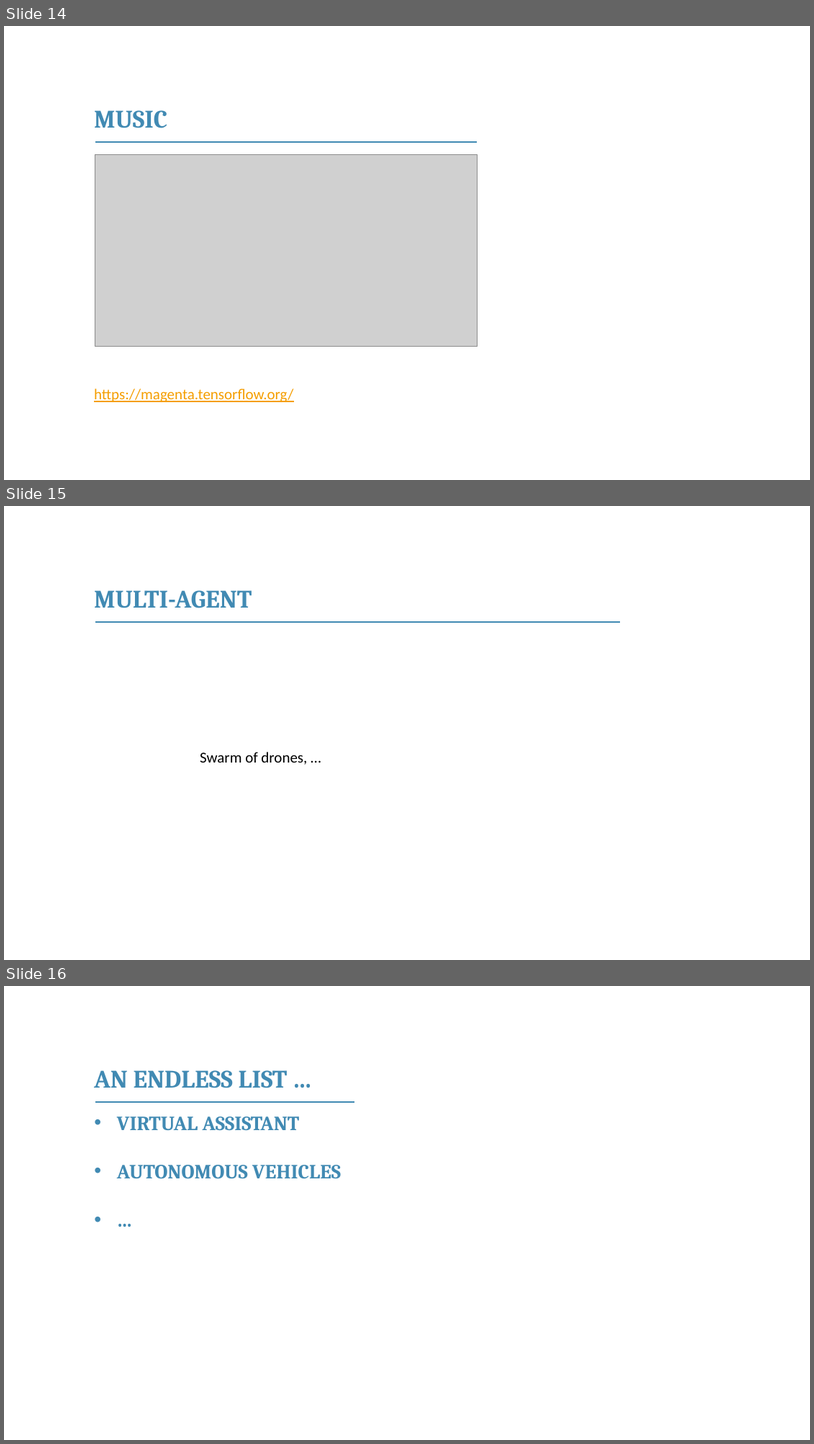
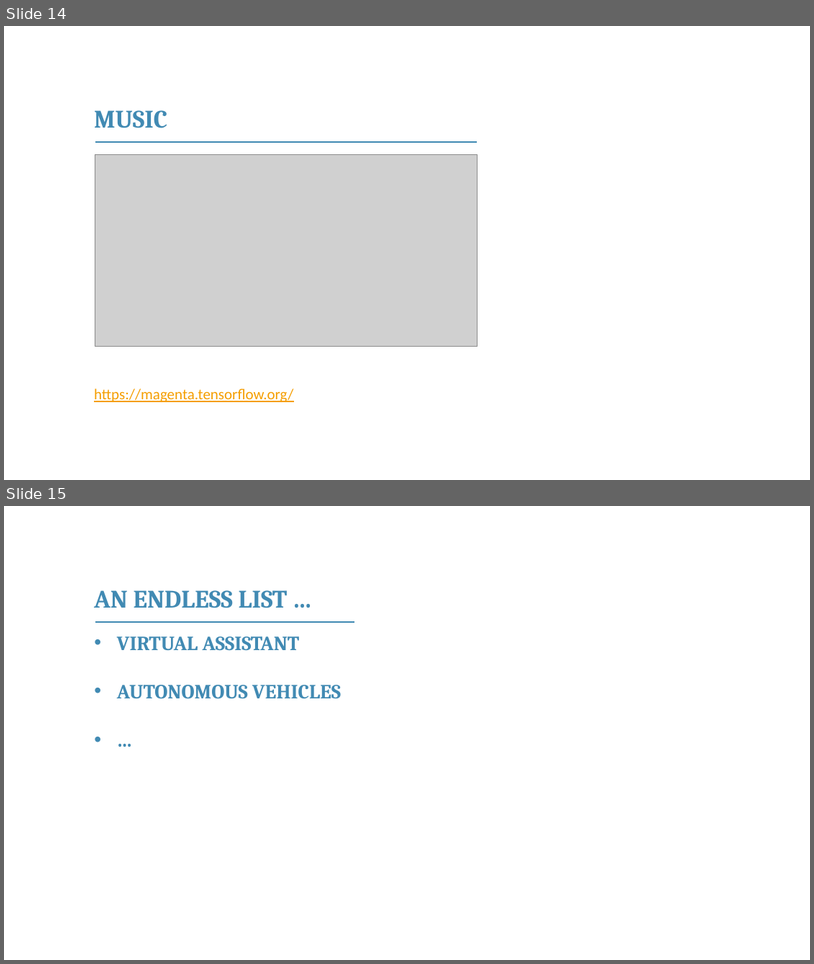
Before and after one commit to franckalbinet/itu-eaco-zanzibar-12-2018, a slide deck: presentations/session-5-application-of-ai.pptx. Shown one above the other, each under a label of ours: slides 14, 15 and 16 before the commit, slides 14 and 15 after it. The pictures are 814x1444 and 814x964 pixels, drawn with LibreOffice and Linux fonts; fonts in the diff are those of the drawing; grey boxes stand for pictures; background and template pictures are left out. Boxes give left, top, right and bottom in pixels: in the first picture for what was removed or moved away, otherwise in the second. Text is boxed around its words. In the diff, an @@ line names an element or a change of style, - is before the commit and + after.

```diff
--- a/presentations/session-5-application-of-ai.pptx
+++ b/presentations/session-5-application-of-ai.pptx
@@ slide 15 removed at (x1=4, y1=506, x2=810, y2=960), background #FFFFFF @@
@@ text removed at (x1=94, y1=590, x2=252, y2=608) @@
-MULTI-AGENT
@@ line removed from (95, 622) to (620, 622) @@
@@ text removed at (x1=200, y1=752, x2=307, y2=764) @@
-Swarm of drones, …
@@ what was slide 16 is now slide 15 @@
```
Also in this commit, not shown: 2 slides added, 1 other file.
